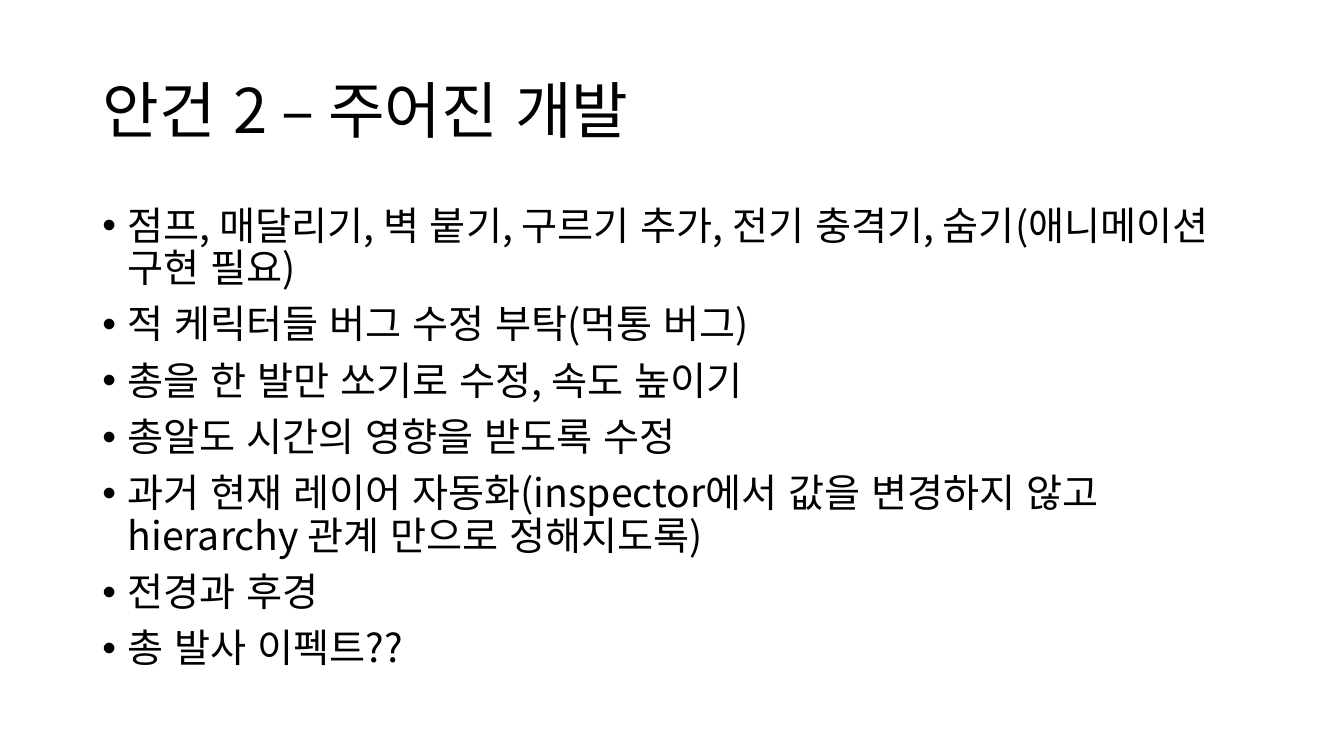
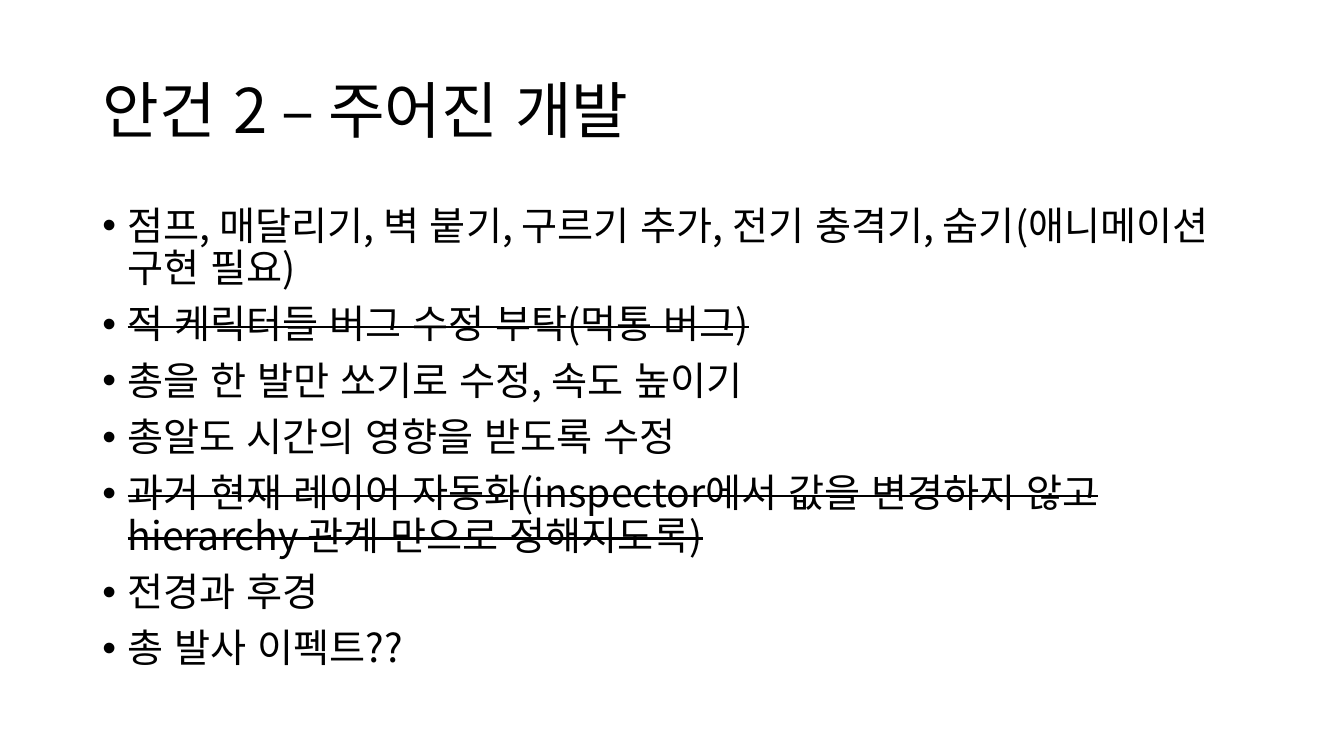
Before and after one commit to JSungMin/MomentFlow05, a slide deck: slide 3 of Documents/회의록 및 일정/4월4일.pptx. Drawn at 1344x756 pixels with LibreOffice and Linux fonts; fonts in the diff are those of the drawing. Boxes give left, top, right and bottom in pixels: in the first picture for what was removed or moved away, otherwise in the second. Text is boxed around its words. In the diff, an @@ line names an element or a change of style, - is before the commit and + after.

Commit message:
회의록 수정

```diff
--- a/Documents/회의록 및 일정/4월4일.pptx
+++ b/Documents/회의록 및 일정/4월4일.pptx
@@ text at (128,305,1098,559): strikethrough on in "적 케릭터들 버그 수정 부탁(먹통 버그)", "과거 현재 레이어 자동화(inspector에서 값을 변경하지 않고 ..." @@
```
